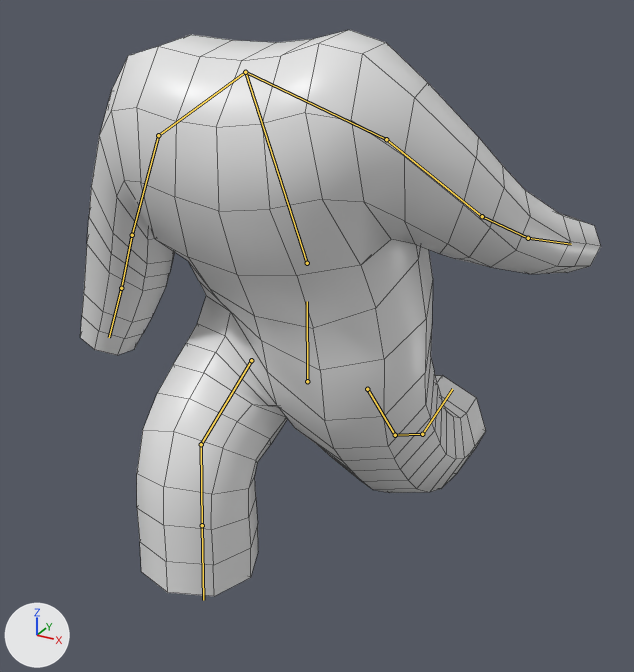
One commit to the FBX model Assets/Gameplay/Minions/minion.fbx: the scene before it, then after it.
The view is the same before and after, from a 50 mm lens placed at (1.87, -3.3, 2.79), pointed at (0.11, -0.1, 1.19). Every picture has the same lights, and +X, +Y and +Z are marked at lower left. Both versions are drawn at frame 8 of the action 'Running'; the numbers are the values there. The bones that bend it are drawn over the model as lines. Mesh edges are drawn as thin lines.

The first picture shows 'Minion'.
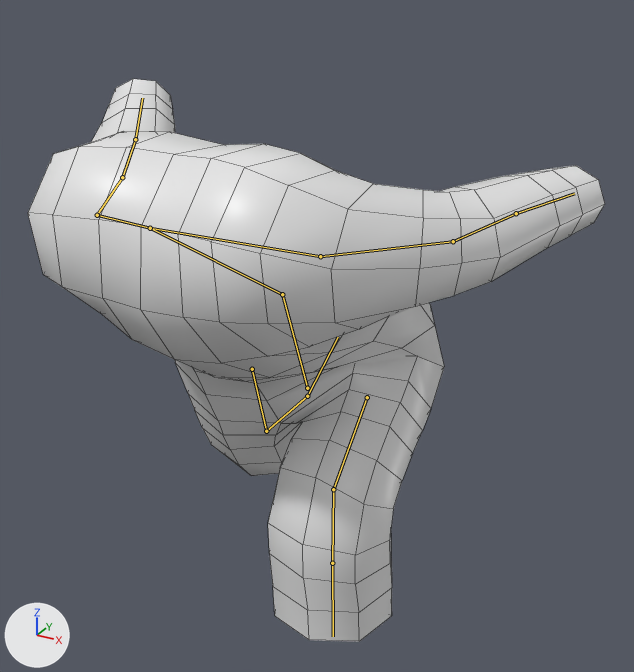
The edits, one by one:
Bone 'Base' (bone_base) moves from (0.0, -0.2, 0.0) to (0.0, -0.238, 0.0).
Bone 'Base' (bone_base) turns from (0, 0, 0) to (22, 0, 0) degrees about its own x, y and z.
Bone 'Head' (bone_head) turns from (27, 0, 0) to (37, 0, 0) degrees about its own x, y and z.
Bone 'Head R' (bone_head_r) turns from (-6, -4, 0) to (-6, 10, -1) degrees about its own x, y and z.
Bone 'ArmMid R' (bone_armmid_r) turns from (-15, 7, -1) to (-14, 7, -1) degrees about its own x, y and z.
Bone 'ArmLow R' (bone_armlow_r) turns from (-11, 5, -1) to (4, -2, 0) degrees about its own x, y and z.
Bone 'Head L' (bone_head_l) turns from (6, -4, 0) to (-7, -11, 1) degrees about its own x, y and z.
Bone 'ArmUpper L' (bone_armupper_l) turns from (11, 6, 1) to (-17, -10, 1) degrees about its own x, y and z.
Bone 'ArmMid L' (bone_armmid_l) turns from (3, 1, 0) to (-18, -8, 1) degrees about its own x, y and z.
Bone 'ArmLow L' (bone_armlow_l) turns from (3, 2, 0) to (-8, -4, 0) degrees about its own x, y and z.
Bone 'LegUpper R' (bone_legupper_r) moves from (0.0, 0.0, 0.0) to (0.0, 0.245, 0.023).
Bone 'LegUpper R' (bone_legupper_r) turns from (1, 6, -37) to (-2, -10, 59) degrees about its own x, y and z.
Bone 'LegMid R' (bone_legmid_r) turns from (-1, 1, -27) to (-2, 2, -65) degrees about its own x, y and z.
Bone 'LegLow R' (bone_leglow_r) turns from (2, 1, -37) to (-3, -5, 5) degrees about its own x, y and z.
Bone 'LegUpper L' (bone_legupper_l) moves from (0.0, 0.0, 0.0) to (0.0, 0.245, -0.024).
Bone 'LegUpper L' (bone_legupper_l) turns from (2, 2, 54) to (-1, -5, -21) degrees about its own x, y and z.
Bone 'LegMid L' (bone_legmid_l) turns from (-3, 0, -48) to (-4, -1, -70) degrees about its own x, y and z.
Bone 'LegLower L' (bone_leglower_l) turns from (1, 0, -3) to (-1, 0, -30) degrees about its own x, y and z.

What differs and where, as boxes (x1, y1, x2, y2) in the pictures (634 x 672 px):
'Minion', posed (11% wider)
    before: (80, 30, 601, 596)
    after: (28, 79, 605, 642)
bone 'Base', root to tip
    before: (307, 381) to (307, 301)
    after: (307, 388) to (282, 294)
bone 'Head', root to tip
    before: (307, 263) to (245, 72)
    after: (282, 294) to (150, 228)
bone 'Head R', root to tip
    before: (245, 72) to (386, 139)
    after: (150, 228) to (320, 256)
bone 'ArmMid R', root to tip
    before: (482, 216) to (528, 238)
    after: (453, 241) to (516, 213)
bone 'ArmLow R', root to tip
    before: (528, 238) to (571, 244)
    after: (516, 213) to (574, 193)
bone 'Head L', root to tip
    before: (245, 72) to (158, 135)
    after: (150, 228) to (97, 215)
bone 'ArmUpper L', root to tip
    before: (158, 135) to (132, 235)
    after: (97, 215) to (122, 177)
bone 'ArmMid L', root to tip
    before: (132, 235) to (121, 288)
    after: (122, 177) to (135, 139)
bone 'ArmLow L', root to tip
    before: (121, 288) to (109, 337)
    after: (135, 139) to (142, 98)
bone 'LegUpper R', root to tip
    before: (367, 389) to (395, 435)
    after: (367, 397) to (333, 489)
bone 'LegMid R', root to tip
    before: (395, 435) to (422, 434)
    after: (333, 489) to (332, 563)
bone 'LegLow R', root to tip
    before: (422, 434) to (452, 389)
    after: (332, 563) to (333, 636)
bone 'LegUpper L', root to tip
    before: (251, 360) to (201, 444)
    after: (252, 369) to (266, 431)
bone 'LegMid L', root to tip
    before: (201, 444) to (202, 525)
    after: (266, 431) to (307, 396)
bone 'LegLower L', root to tip
    before: (202, 525) to (203, 600)
    after: (307, 396) to (338, 337)
